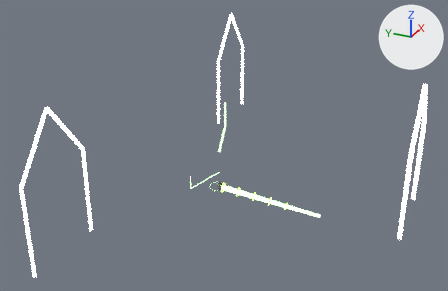
Renders of the glTF model public/assets/models/combat/t12.glb from each side of a commit.
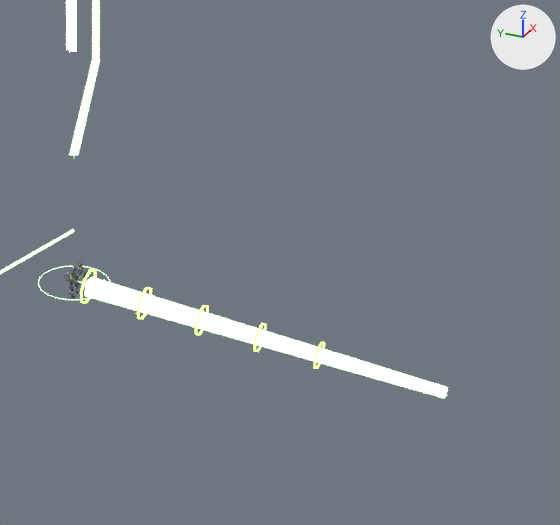
There are two pictures of each version: one whole from a 50 mm camera at (-314.3, -144.7, 188.5) aimed at (-14.5, -9.8, 38.6), one close up on the part from 44% to 78% of the width and 38% to 87% of the height. Lighting does not change. The marker at upper right points along +X, +Y and +Z. The last two pictures show the newer version. Both versions are drawn at frame 17 of the action 'light'; the numbers are the values there. Vertices at exactly the same position are counted once.

Objects in the first close-up: 'Export_fx_atk_field_contact_fx_core', 'Export_fx_atk_field_release_2_fx_color', 'Export_fx_light_beam_fx_accent', 'Export_fx_light_beam_fx_color' and 4 more.
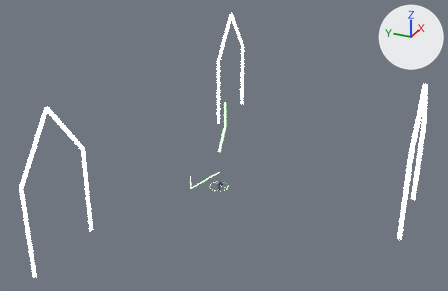
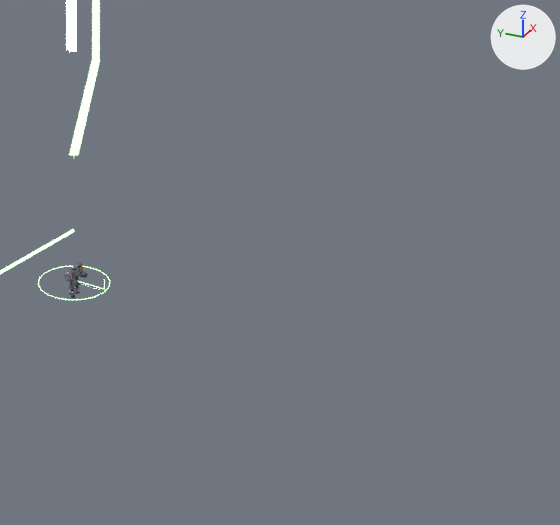
ob_gun_recoil is not drawn itself; it is the parent of ob_export_gun_recoil_dark, ob_export_gun_recoil_shade, ob_export_gun_recoil_steel, ob_light_muzzle.
ob_fx_light_beam is not drawn itself; it is the parent of ob_export_fx_light_beam_fx_accent, ob_export_fx_light_beam_fx_color, ob_export_fx_light_beam_fx_core.

Where the change shows, as pixel boxes [x1, y1, x2, y2] in the close-ups (560 x 525 px):
'Export_fx_light_beam_fx_color', deleted: before [84, 277, 448, 399]
'Export_fx_light_beam_fx_accent', reshaped, moved, rescaled (not visible afterwards): before [80, 269, 325, 369]

What the commit changed:
me_export_fx_light_beam_fx_accent is used by ob_export_fx_light_beam_fx_accent; parent ob_fx_light_beam; location (0.000122, 0.0000153, 0.0000381).
me_export_fx_light_beam_fx_accent had 160 vertices, 320 faces and spanned x -0.28..0.28, y -3.15..0.01, z -0.28..0.28.
me_export_fx_light_beam_fx_accent now has 64 vertices, 96 faces and spans x -0.16..0.16, y -4.3..0.01, z -0.02..0.02.
me_export_fx_light_beam_fx_accent part 1: the whole mesh is rebuilt.
Object 'gun_recoil' (ob_gun_recoil) moves from (0.0, 0.032, 0.0) to (0.0, 0.00355, 0.0).
Object 'fx_light_beam' (ob_fx_light_beam) moves from (0.0, -0.166, 0.0) to (0.0, -0.00681, 0.0).
Object 'fx_light_beam' (ob_fx_light_beam) is rescaled from (11.4, 13.3, 11.4) to (0.733, 0.484, 0.733).
Object 'Export_fx_light_beam_fx_color' (ob_export_fx_light_beam_fx_color) is deleted.
